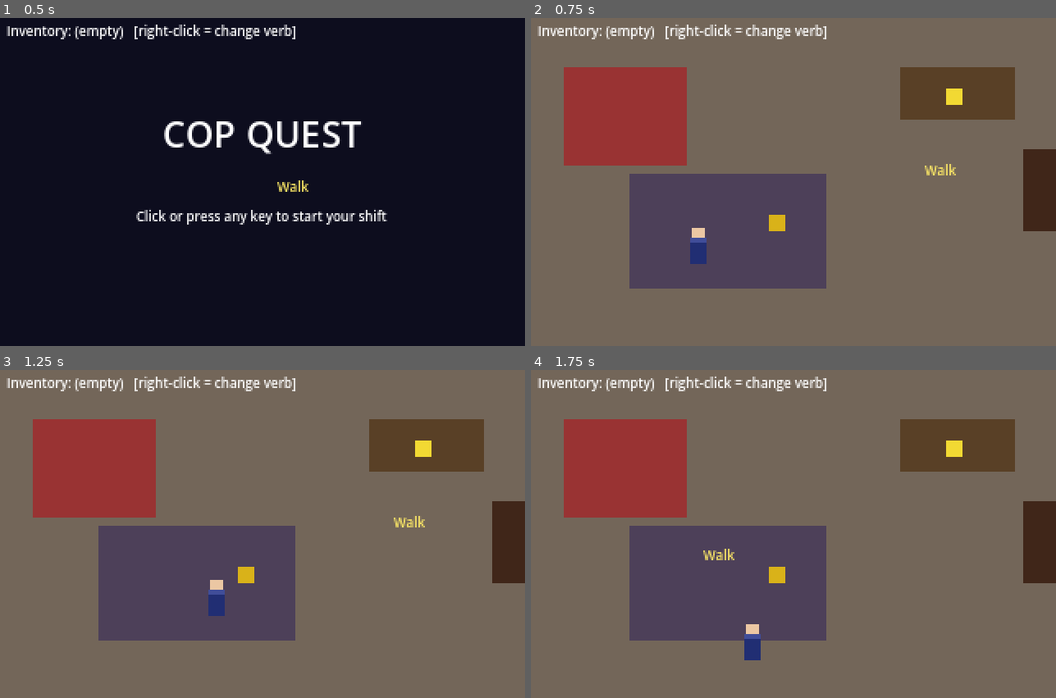
Above: before the commit, frames 1-4 (two rows, left to right).
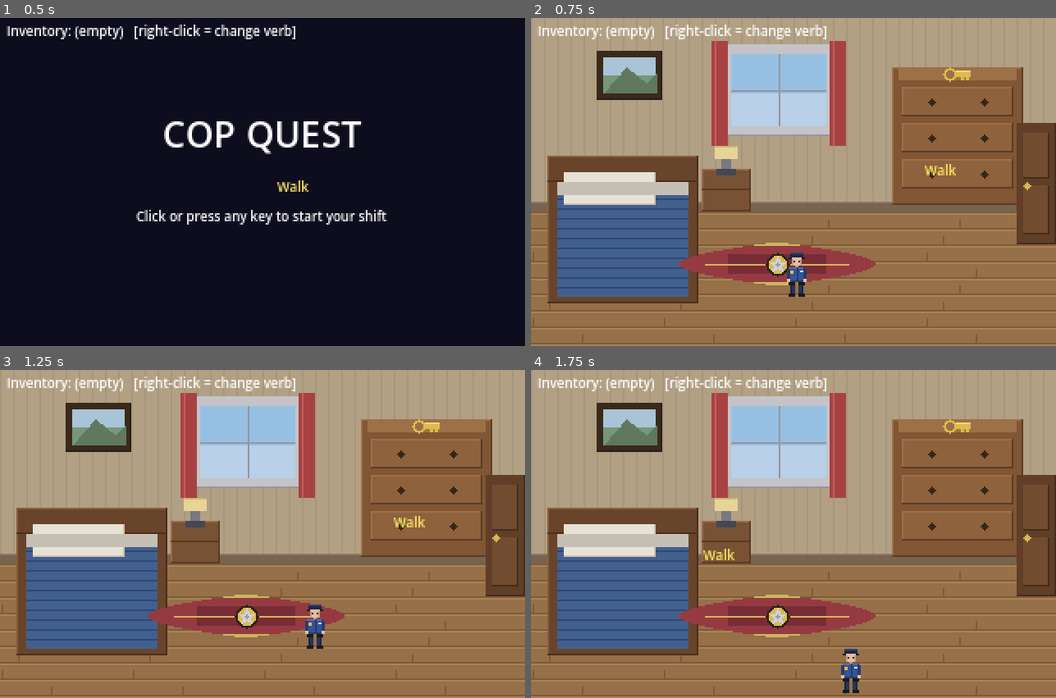
Above: after the commit, the same moments.

Repository: jrizio/cop-quest
Game: Godot game, scene res://scenes/main.tscn
Two runs of this game, one before a commit and one after it. Both use one fixed random seed, a clock stepped at 60 frames per second and the inputs below.
Inputs (mouse positions are in pixels of both pictures, inside the frame that each line leads up to):
- Up to frame 1 (0.5 s): no input
- Up to frame 2 (0.75 s): tap Enter at 0.5 s; move the mouse to (909, 165) at 0.52 s; hold Right (ui_right) from 0.53 s (still down); click (909, 165) at 0.67 s
- Up to frame 3 (1.25 s): keep holding Right (ui_right)
- Up to frame 4 (1.75 s): move the mouse to (688, 550) at 1.27 s; release Right (ui_right) at 1.28 s; hold Down (ui_down) from 1.28 s (still down)

Frame 1 is identical in both runs. In frame 2, 98% of the frame differs, in the area x 0-100%, y 0-100%; in frame 3, 98%; in frame 4, 98%.

Commit message:
art gen engine

Diff:
--- a/scenes/actors/player.tscn
+++ b/scenes/actors/player.tscn
@@ -1,6 +1,11 @@
-[gd_scene load_steps=2 format=3]
+[gd_scene load_steps=3 format=3]
 
 [ext_resource type="Script" path="res://scripts/actors/player.gd" id="1"]
+[ext_resource type="Texture2D" path="res://assets/art/officer.png" id="2"]
 
 [node name="Player" type="Node2D"]
 script = ExtResource("1")
+
+[node name="Sprite" type="Sprite2D" parent="."]
+texture = ExtResource("2")
+offset = Vector2(0, -14)
--- a/scenes/rooms/bedroom.tscn
+++ b/scenes/rooms/bedroom.tscn
@@ -1,81 +1,47 @@
-[gd_scene load_steps=3 format=3]
+[gd_scene load_steps=6 format=3]
 
 [ext_resource type="PackedScene" path="res://scenes/actors/player.tscn" id="1"]
 [ext_resource type="Script" path="res://scripts/rooms/room.gd" id="2"]
+[ext_resource type="Texture2D" path="res://assets/art/bedroom_bg.png" id="3"]
+[ext_resource type="Texture2D" path="res://assets/art/item_keys.png" id="4"]
+[ext_resource type="Texture2D" path="res://assets/art/item_badge.png" id="5"]
 
 [node name="Bedroom" type="Node2D"]
 script = ExtResource("2")
 
-[node name="Floor" type="ColorRect" parent="."]
-offset_right = 320.0
-offset_bottom = 200.0
-color = Color(0.45, 0.4, 0.35, 1)
-
-[node name="Rug" type="ColorRect" parent="."]
-offset_left = 60.0
-offset_top = 95.0
-offset_right = 180.0
-offset_bottom = 165.0
-color = Color(0.3, 0.25, 0.35, 1)
-
-[node name="Bed" type="ColorRect" parent="."]
-offset_left = 20.0
-offset_top = 30.0
-offset_right = 95.0
-offset_bottom = 90.0
-color = Color(0.6, 0.2, 0.2, 1)
-
-[node name="Dresser" type="ColorRect" parent="."]
-offset_left = 225.0
-offset_top = 30.0
-offset_right = 295.0
-offset_bottom = 62.0
-color = Color(0.35, 0.25, 0.15, 1)
-
-[node name="DoorVisual" type="ColorRect" parent="."]
-offset_left = 300.0
-offset_top = 80.0
-offset_right = 320.0
-offset_bottom = 130.0
-color = Color(0.25, 0.15, 0.1, 1)
+[node name="Background" type="Sprite2D" parent="."]
+texture = ExtResource("3")
+centered = false
 
 [node name="Spawns" type="Node2D" parent="."]
 
 [node name="Default" type="Marker2D" parent="Spawns"]
-position = Vector2(90, 150)
+position = Vector2(150, 170)
 
 [node name="FromDriveway" type="Marker2D" parent="Spawns"]
-position = Vector2(275, 105)
+position = Vector2(290, 165)
 
 [node name="Hotspots" type="Node2D" parent="."]
 
 [node name="Keys" type="Marker2D" parent="Hotspots"]
-position = Vector2(258, 48)
+position = Vector2(260, 34)
 metadata/action = "pickup"
 metadata/item_id = "car_keys"
 metadata/label = "car keys"
-metadata/look = "Your car keys. You'll need these to drive the cruiser."
+metadata/look = "Your car keys, resting on the dresser. You'll need these to drive the cruiser."
 
-[node name="KeysVisual" type="ColorRect" parent="Hotspots/Keys"]
-offset_left = -5.0
-offset_top = -5.0
-offset_right = 5.0
-offset_bottom = 5.0
-color = Color(0.95, 0.85, 0.2, 1)
+[node name="KeysVisual" type="Sprite2D" parent="Hotspots/Keys"]
+texture = ExtResource("4")
 
 [node name="Badge" type="Marker2D" parent="Hotspots"]
-position = Vector2(150, 125)
+position = Vector2(150, 150)
 metadata/action = "pickup"
 metadata/item_id = "badge"
 metadata/label = "badge"
-metadata/look = "Your police badge. Never leave home without it."
+metadata/look = "Your police badge, lying on the rug. Never leave home without it."
 
-[node name="BadgeVisual" type="ColorRect" parent="Hotspots/Badge"]
-offset_left = -5.0
-offset_top = -5.0
-offset_right = 5.0
-offset_bottom = 5.0
-color = Color(0.85, 0.7, 0.1, 1)
+[node name="BadgeVisual" type="Sprite2D" parent="Hotspots/Badge"]
+texture = ExtResource("5")
 
 [node name="Door" type="Marker2D" parent="Hotspots"]
 position = Vector2(308, 105)
@@ -85,4 +51,4 @@
 metadata/look = "The door out to your driveway."
 
 [node name="Player" parent="." instance=ExtResource("1")]
-position = Vector2(90, 150)
+position = Vector2(150, 170)
--- a/scripts/actors/player.gd
+++ b/scripts/actors/player.gd
@@ -6,8 +6,8 @@
 ## When a click-walk reaches its destination, the optional on_arrive callback
 ## fires once — this is how "walk to the hotspot, THEN apply the verb" works.
 ##
-## Drawn with simple primitives for now; swapped for an animated pixel-art
-## sprite later. The origin (0,0) sits at the character's feet.
+## Rendered via a pixel-art Sprite2D child (assets/art/officer.png) whose origin
+## (0,0) sits at the character's feet. Directional animation comes later.
 
 @export var speed: float = 60.0
 
@@ -55,9 +55,3 @@
 		else:
 			global_position += to_target.normalized() * speed * delta
 			global_position = global_position.clamp(bounds.position, bounds.end)
-
-
-func _draw() -> void:
-	draw_rect(Rect2(-5, -16, 10, 16), Color(0.13, 0.18, 0.45))
-	draw_rect(Rect2(-4, -22, 8, 7), Color(0.92, 0.78, 0.64))
-	draw_rect(Rect2(-5, -16, 10, 3), Color(0.25, 0.30, 0.60))
Binary file added: assets/art/bedroom_bg.png
Binary file added: assets/art/item_badge.png
Binary file added: assets/art/item_keys.png
Binary file added: assets/art/officer.png
Not shown, changed: .gitignore
Not shown, changed: README.md
Not shown, added: tools/gen_art.js
